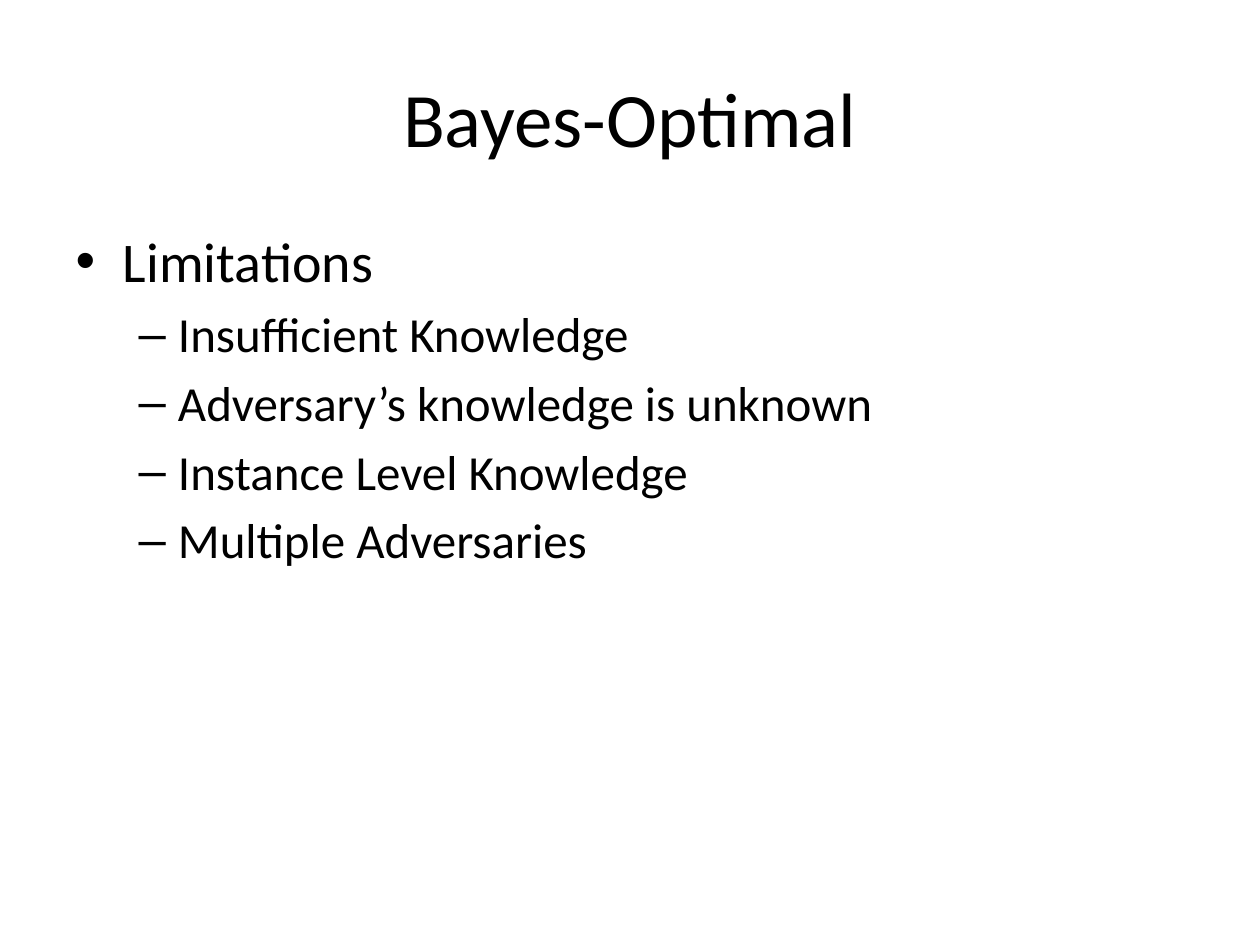
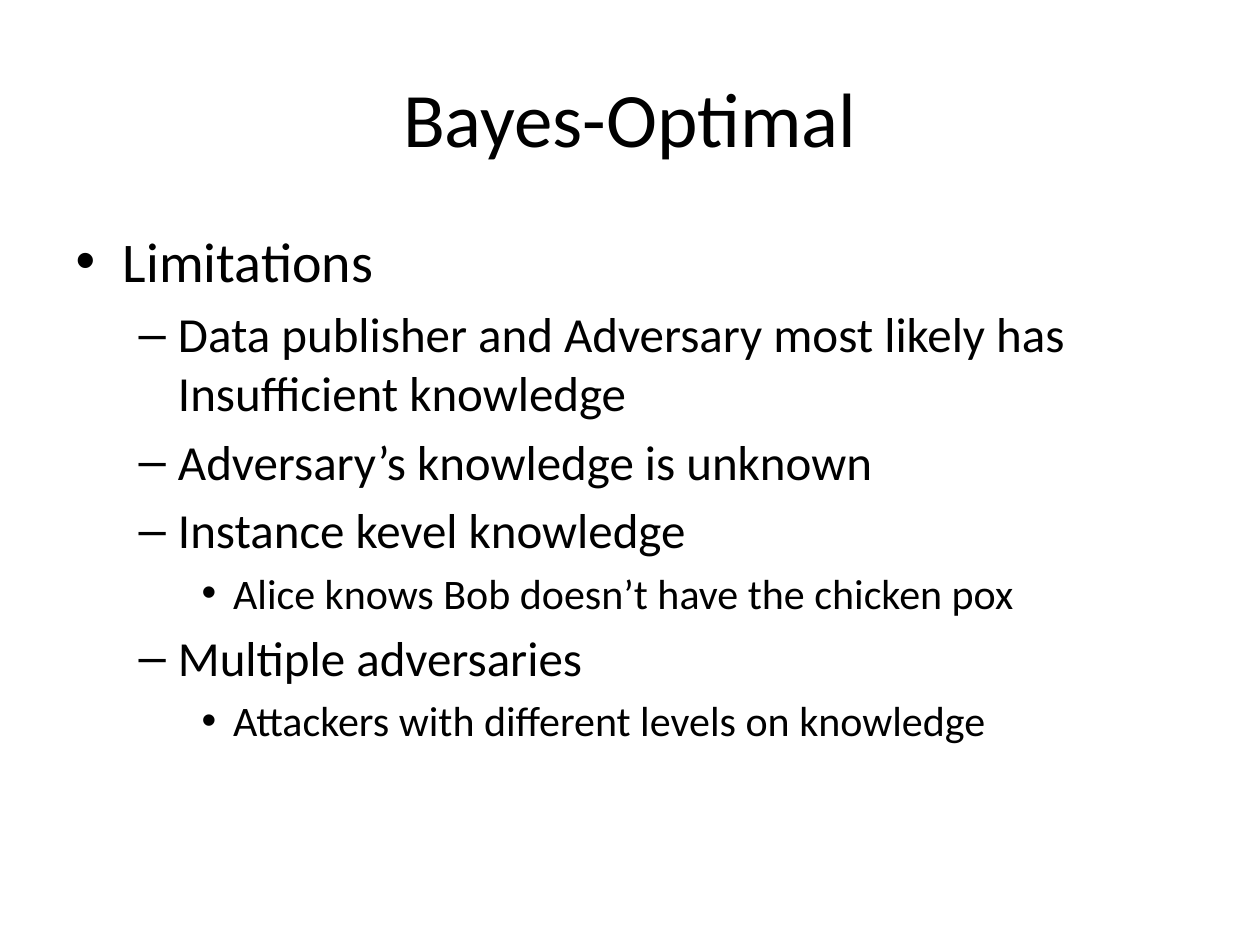
Before and after one commit to jayvelasco1990/big-data, a slide deck: slide 20 of Final Project/draft_presentation.pptx. Drawn at 1260x945 pixels with LibreOffice and Linux fonts; fonts in the diff are those of the drawing. Boxes give left, top, right and bottom in pixels: in the first picture for what was removed or moved away, otherwise in the second. Text is boxed around its words. In the diff, an @@ line names an element or a change of style, - is before the commit and + after.

```diff
--- a/Final Project/draft_presentation.pptx
+++ b/Final Project/draft_presentation.pptx
@@ text at box(178, 318, 1064, 420): text changed @@
-  – Insufficient Knowledge
+  – Data publisher and Adversary most likely has Insufficient knowledge
@@ text at box(178, 514, 1014, 744): text changed; size 28 to 24 pt @@
-  – Instance Level Knowledge
-  – Multiple Adversaries
+  – Instance kevel knowledge
+    • Alice knows Bob doesn’t have the chicken pox
+  – Multiple adversaries
+    • Attackers with different levels on knowledge
```
Also in this commit, not shown: 19 other slides changed, 7 slides added, 5 slides removed.
